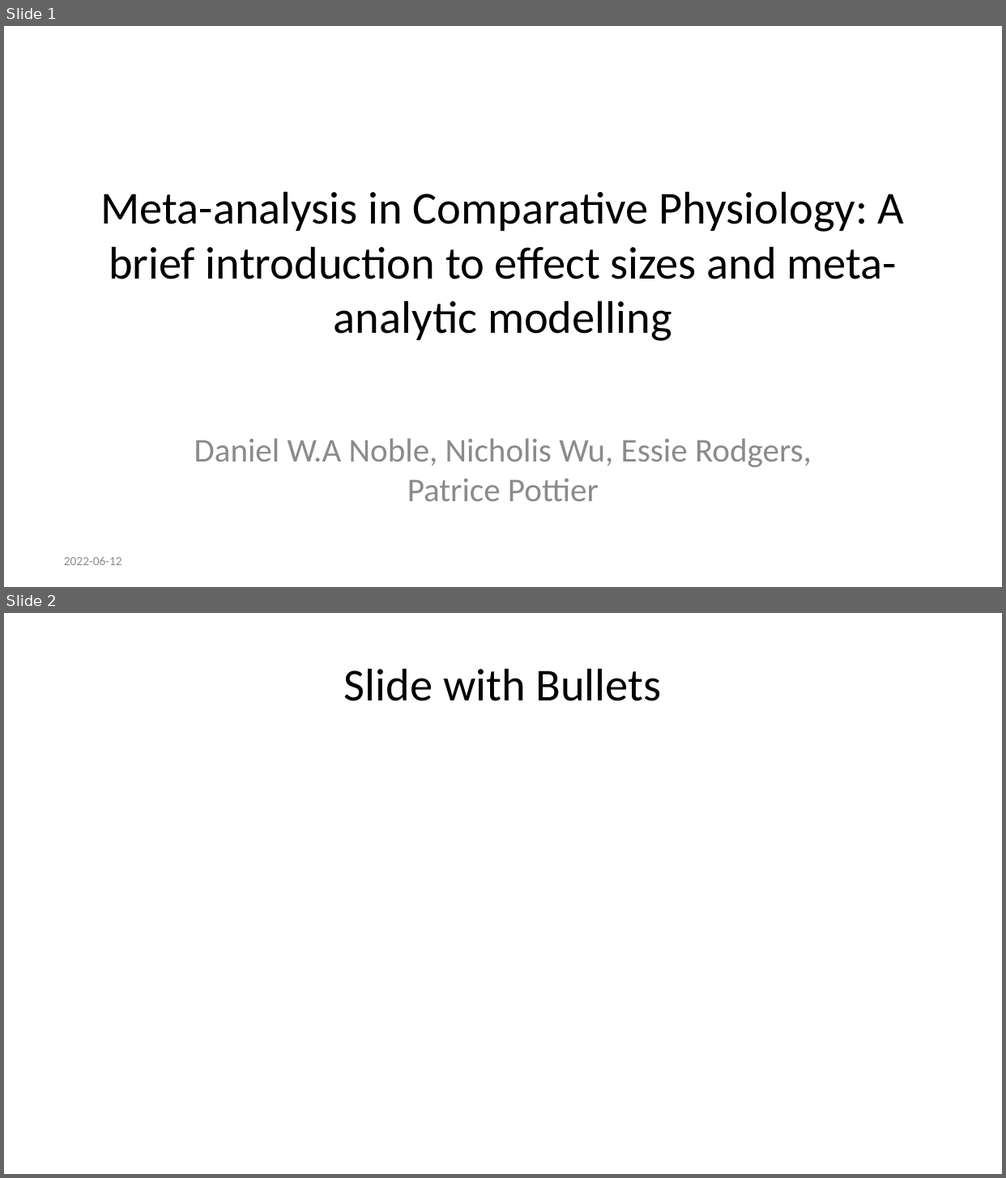
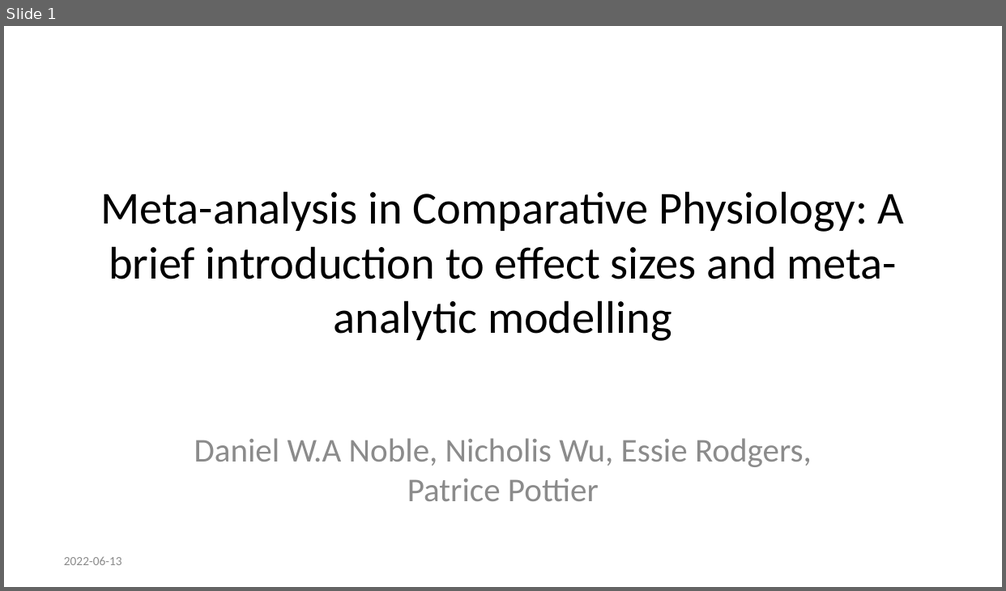
Before and after one commit to daniel1noble/meta-workshop, a slide deck: slides/code_slides.pptx. Shown one above the other, each under a label of ours: slides 1 and 2 before the commit, slide 1 after it. The pictures are 1006x1178 and 1006x591 pixels, drawn with LibreOffice and Linux fonts; fonts in the diff are those of the drawing. Boxes give left, top, right and bottom in pixels: in the first picture for what was removed or moved away, otherwise in the second. Text is boxed around its words. In the diff, an @@ line names an element or a change of style, - is before the commit and + after.

```diff
--- a/slides/code_slides.pptx
+++ b/slides/code_slides.pptx
@@ slide 2 removed at (x1=4, y1=613, x2=1002, y2=1174), background #FFFFFF @@
@@ title removed at (x1=344, y1=668, x2=662, y2=701) @@
-Slide with Bullets
@@ slide 1 changed as well @@
@@ text at (x1=64, y1=557, x2=122, y2=565): text changed @@
-2022-06-12
+2022-06-13
```
Also in this commit, not shown: 4 slides added, 7 other slides removed, 1 other file.
